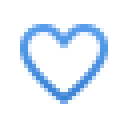
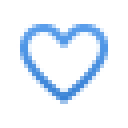
Revision of a layered 128px x 128px image; what changed, layer by layer:
painted on "200% icon-blue@2x.png, icon-blue.png" over [20,24,108,104]
